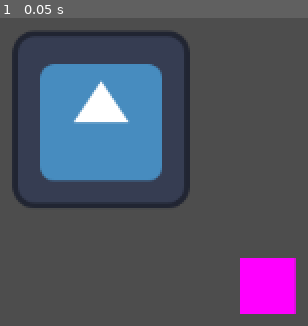
Above: before the commit, frame 1.
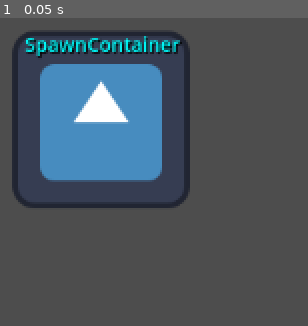
Above: after the commit, the same moment.

Repository: BoQsc/godot-multiplayerspawner-research
Game: Godot game, scene res://main_scene.tscn
Same seed, same stepped clock (60 frames per second), same inputs: the game is played once before the commit and once after it. The engine's default icon, where the game draws it, is replaced by a stand-in: a white triangle on a blue panel in a dark square.
Inputs:
- Up to frame 1 (0.05 s): no input

The runs differ from the first frame. In frame 1, 5.2% of the frame differs, in the area x 8-97%, y 5-97%.

Commit message:
Update main_scene.tscn

Diff:
--- a/main_scene.tscn
+++ b/main_scene.tscn
@@ -15,42 +15,56 @@
 		peer.create_server(PORT)
 		multiplayer.multiplayer_peer = peer
 
-		multiplayer.peer_connected.connect($\"../MultiplayerSpawner\"._on_player_connected)
-		multiplayer.peer_disconnected.connect($\"../MultiplayerSpawner\"._on_player_disconnected)
+		await get_tree().process_frame
+		var player = load(\"res://entity_scene.tscn\").instantiate()
+		player.name = str(1)
+		player.position = Vector2(0, 0)
+		player.get_node(\"ColorRect\").color = Color.GREEN
+		$\"../SpawnContainer\".add_child(player)
+
+		multiplayer.peer_connected.connect(_on_player_connected)
+		multiplayer.peer_disconnected.connect(_on_player_disconnected)
 	else:
 		print(\"Creating Client\")
 		var peer = ENetMultiplayerPeer.new()
 		peer.create_client(\"127.0.0.1\", PORT)
 		multiplayer.multiplayer_peer = peer
+
+func _on_player_connected(id):
+	print(\"Player connected: \", id)
+	if multiplayer.is_server():
+		var player = load(\"res://entity_scene.tscn\").instantiate()
+		player.name = str(id)
+		player.get_node(\"ColorRect\").color = Color(randf(),randf(),randf())
+		$\"../SpawnContainer\".add_child(player)
+
+func _on_player_disconnected(id):
+	print(\"Player disconnected: \", id)
+	if multiplayer.is_server():
+		var player = $\"../SpawnContainer\".get_node_or_null(str(id))
+		if player:
+			player.queue_free()
 "
 
 [sub_resource type="GDScript" id="GDScript_0f027"]
 resource_name = "MultiplayerSpawner"
 script/source = "extends MultiplayerSpawner
 
-func _ready() -> void:
-	if multiplayer.is_server():
-		print(\"Spawning first Server PLayer\")
-		await get_tree().process_frame
-		var player = load(\"res://entity_scene.tscn\").instantiate()
-		player.name = str(1)
-		player.position = Vector2(100, 100)
-		get_node(spawn_path).add_child(player)
 
-func _on_player_connected(id):
-	print(\"Player connected: \", id)
-	if multiplayer.is_server():
-		var player = load(\"res://entity_scene.tscn\").instantiate()
-		player.name = str(id)
-		get_node(spawn_path).add_child(player)
+# Called when the node enters the scene tree for the first time.
+#func _ready() -> void:
+#
+#	for i in range(get_spawnable_scene_count()):
+#		#load(get_spawnable_scene(i)).instantiate()
+#		print(get_spawnable_scene(i))
+#
+#	pass # Replace with function body.
+"
 
-func _on_player_disconnected(id):
-	print(\"Player disconnected: \", id)
-	if multiplayer.is_server():
-		var player = get_node(spawn_path).get_node_or_null(str(id))
-		if player:
-			player.queue_free()
-"
+[sub_resource type="LabelSettings" id="LabelSettings_0f027"]
+font_size = 14
+font_color = Color(0, 1, 1, 1)
+shadow_color = Color(0, 0, 0, 1)
 
 [node name="Node2D" type="Node2D"]
 
@@ -67,3 +81,11 @@
 
 [node name="Sprite2D" type="Sprite2D" parent="SpawnContainer"]
 texture = ExtResource("1_0f027")
+
+[node name="Label" type="Label" parent="SpawnContainer"]
+offset_left = -55.0
+offset_top = -64.0
+offset_right = 73.0
+offset_bottom = -41.0
+text = "SpawnContainer"
+label_settings = SubResource("LabelSettings_0f027")
Not shown: 1 places in main_scene.tscn that only renumber resources
